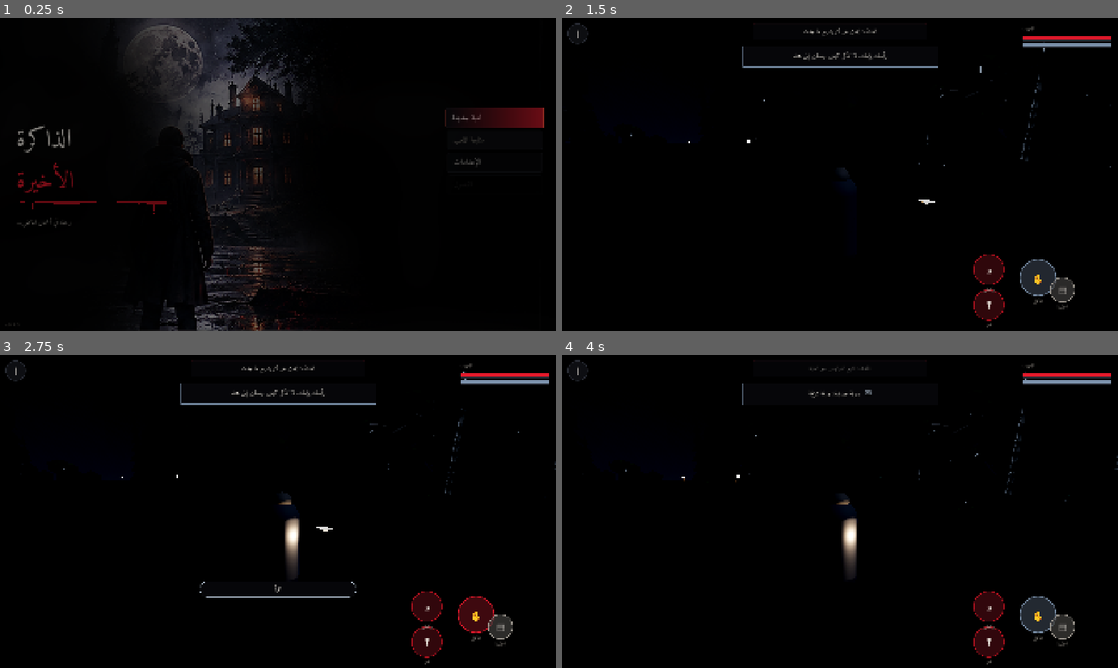
Above: before the commit, frames 1-4 (two rows, left to right).
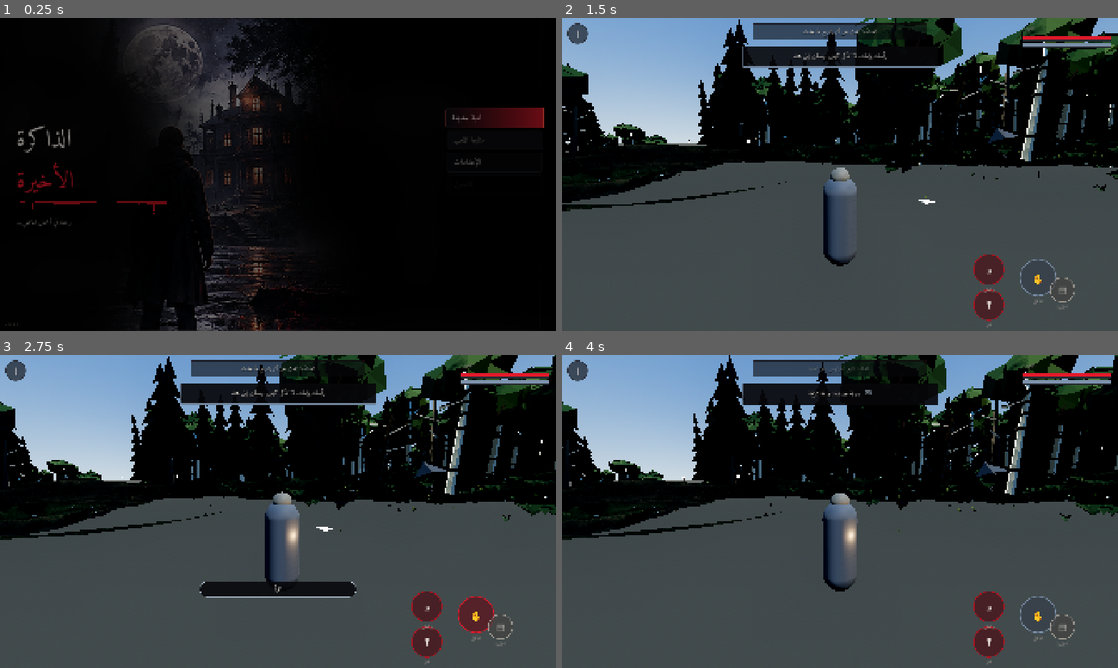
Above: after the commit, the same moments.

Repository: khlool509-spec/the-last-memory
Game: Godot game, scene res://src/ui/screens/main_menu.tscn
Same seed, same stepped clock (60 frames per second), same inputs: the game is played once before the commit and once after it.
Inputs (mouse positions are in pixels of both pictures, inside the frame that each line leads up to):
- Up to frame 1 (0.25 s): no input
- Up to frame 2 (1.5 s): click "لعبة جديدة" at 0.5 s; tap Enter at 1.25 s; drag from (956, 183) to (895, 105) at 1.27 s
- Up to frame 3 (2.75 s): drag from (111, 564) to (250, 574) at 2.02 s
- Up to frame 4 (4 s): move the mouse to (1040, 614) at 2.77 s; tap Enter at 2.85 s; click (1040, 614) at 2.92 s; click "أغلق" at 3.5 s

The runs differ from the first frame. In frame 2, 68% of the frame differs, in the area x 0-100%, y 0-100%; in frame 3, 66%; in frame 4, 67%.

Commit message:
feat: نهار افتراضي + تحكّم في وقت اليوم والسطوع من الإعدادات (v0.5.1)
العالم صار نهاراً لتُرى تفاصيل الخريطة: شمس عالية بظلال 110 أمتار،
سماء زرقاء، ضباب ينتهي عند 320 متراً بدل 142.

- ثلاثة أوضاع في الإعدادات: نهار/غروب/ليل، تتبدّل حيّاً بلا إعادة تشغيل.
  كل وضع يغيّر السماء والشمس والمحيط والضباب والتعريض والظلال معاً.
- الفوانيس وأضواء الداخل تخفت إلى 12% نهاراً وتعود كاملة ليلاً.
- شريط سطوع مستقل يضرب التعريض بين 0.72 و1.75، يُحفظ مع الإعدادات.
- الضباب المناطقي صار يستخرج كثافته من وضع الوقت بدل أرقام ليلية ثابتة.

الاختبارات 267 (كانت 247): تفحص أن الأوضاع مختلفة فعلاً لا بالاسم،
وأن التبديل داخل اللعب يغيّر الشمس والفوانيس والتعريض حيّاً.

Co-Authored-By: Claude Opus 5 <noreply@anthropic.com>
Claude-Session: https://claude.ai/code/session_017VjGEPiEeuSU2tUoLWuwPC

Diff:
--- a/project.godot
+++ b/project.godot
@@ -10,7 +10,7 @@
 
 config/name="THE LAST MEMORY"
 config/description="لعبة مغامرات وغموض ثلاثية الأبعاد بمنظور الشخص الثالث، للأندرويد، فردية وتعمل دون اتصال."
-config/version="0.5.0"
+config/version="0.5.1"
 run/main_scene="res://src/ui/screens/main_menu.tscn"
 config/features=PackedStringArray("4.7", "Mobile")
 config/icon="res://assets/textures/icon/icon_512.png"
--- a/src/core/game_settings.gd
+++ b/src/core/game_settings.gd
@@ -15,6 +15,8 @@
 	"language": "ar",
 	"control_mode": "touch",
 	"graphics_quality": "high",
+	"time_of_day": "day",
+	"brightness": 0.5,
 	"invert_y": false,
 	"show_fps": false,
 	"vibration": true,
--- a/src/levels/chapter_one.gd
+++ b/src/levels/chapter_one.gd
@@ -4,8 +4,10 @@
 ## كل الشكل يأتي من WorldProfile المخبوز؛ هنا يُركَّب ويُسكَن.
 
 var world: WorldRenderer
-var _moon: DirectionalLight3D
+var _sun: DirectionalLight3D
 var _env: Environment
+var _lamps: Array[OmniLight3D] = []
+var _preset: Dictionary = {}
 
 func _init() -> void:
 	chapter_index = 1
@@ -46,22 +48,15 @@
 	sky.sky_material = sm
 	env.sky = sky
 	env.ambient_light_source = Environment.AMBIENT_SOURCE_SKY
-	env.ambient_light_energy = 0.42
-	env.ambient_light_color = Color(0.173, 0.208, 0.278)
 
 	# ضباب عمقي: العمق البصري ومحدّد المدى معاً. الحجمي غير مدعوم هنا.
 	env.fog_enabled = true
 	env.fog_mode = Environment.FOG_MODE_DEPTH
-	env.fog_light_color = Color(0.094, 0.122, 0.165)
-	env.fog_light_energy = 0.9
-	env.fog_density = 0.016
-	env.fog_depth_begin = 16.0
-	env.fog_depth_end = 142.0
-	env.fog_sky_affect = 0.45
+	env.fog_light_energy = 1.0
+	env.fog_density = 0.010
 	env.fog_aerial_perspective = 0.35
 
 	env.tonemap_mode = Environment.TONE_MAPPER_ACES
-	env.tonemap_exposure = 1.12
 	env.tonemap_white = 5.0
 	env.glow_enabled = true
 	env.glow_intensity = 0.5
@@ -69,22 +64,48 @@
 	env.glow_hdr_threshold = 0.95
 	env.adjustment_enabled = true
 	env.adjustment_contrast = 1.08
-	env.adjustment_saturation = 0.9
 	we.environment = env
 	_env = env
 	add_child(we)
 
-	_moon = DirectionalLight3D.new()
-	_moon.name = "Moonlight"
-	_moon.light_color = Color(0.639, 0.725, 0.886)
-	_moon.light_energy = 0.70
-	_moon.shadow_enabled = true
-	_moon.directional_shadow_mode = DirectionalLight3D.SHADOW_PARALLEL_2_SPLITS
-	_moon.directional_shadow_max_distance = 72.0
-	_moon.shadow_bias = 0.045
-	_moon.shadow_normal_bias = 1.4
-	_moon.transform = Transform3D(Basis(), Vector3(60, 90, 40)).looking_at(Vector3.ZERO, Vector3.UP)
-	add_child(_moon)
+	_sun = DirectionalLight3D.new()
+	_sun.name = "KeyLight"
+	_sun.shadow_enabled = true
+	_sun.directional_shadow_mode = DirectionalLight3D.SHADOW_PARALLEL_2_SPLITS
+	_sun.shadow_bias = 0.045
+	_sun.shadow_normal_bias = 1.4
+	add_child(_sun)
+
+	_apply_daylight()
+	Settings.changed.connect(func(key: String, _v: Variant) -> void:
+		if key == "time_of_day" or key == "brightness":
+			_apply_daylight())
+
+## يطبّق وقت اليوم والسطوع على كل ما يتأثر بهما معاً
+func _apply_daylight() -> void:
+	var key := str(Settings.get_value("time_of_day"))
+	var bright := float(Settings.get_value("brightness"))
+	_preset = Daylight.preset(key)
+	Daylight.apply(_env, _sun, key, bright)
+	_fog_density = lerpf(float(_preset["fog_near"]), float(_preset["fog_far"]), 0.5)
+	_fog_color = _preset["fog_color"]
+	_scale_lamps()
+
+## الفوانيس وأضواء الداخل تخفت نهاراً فلا تبدو مصابيح في وضح الشمس
+func _scale_lamps() -> void:
+	var k := float(_preset.get("lamp_scale", 1.0))
+	for l in _lamps:
+		if is_instance_valid(l):
+			l.light_energy = l.get_meta("base_energy", 2.0) * k
+
+func _register_lamps(root: Node) -> void:
+	if root is OmniLight3D:
+		var l := root as OmniLight3D
+		if not l.has_meta("base_energy"):
+			l.set_meta("base_energy", l.light_energy)
+		_lamps.append(l)
+	for c in root.get_children():
+		_register_lamps(c)
 
 # ---------------- الجسور ----------------
 ## الطرق تعبر النهر؛ بلا جسر يسقط اللاعب في الماء.
@@ -166,6 +187,9 @@
 	_place_story_items()
 	_place_doors()
 	_place_triggers()
+	_lamps.clear()
+	_register_lamps(self)
+	_scale_lamps()
 
 ## الأهداف تتقدّم بالوصول إلى أماكن حقيقية، لا بعدّاد خفي
 func _place_triggers() -> void:
@@ -372,10 +396,13 @@
 			player.surface = "grass"
 
 	# الضباب يثقل في بطن الوادي ويخفّ على المرتفعات
-	var want_density := lerpf(0.030, 0.0085, open)
+	var f_far := float(_preset.get("fog_far", 0.030))
+	var f_near := float(_preset.get("fog_near", 0.0085))
+	var want_density := lerpf(f_far, f_near, open)
 	if inside:
-		want_density = 0.004
-	var want_color := Color(0.094, 0.122, 0.165).lerp(Color(0.122, 0.141, 0.169), w_river)
+		want_density = f_near * 0.45
+	var base_fog: Color = _preset.get("fog_color", Color(0.094, 0.122, 0.165))
+	var want_color := base_fog.lerp(base_fog.lightened(0.06), w_river)
 	_fog_density = lerpf(_fog_density, want_density, 0.12)
 	_fog_color = _fog_color.lerp(want_color, 0.12)
 	if _env:
--- a/src/ui/screens/settings_menu.gd
+++ b/src/ui/screens/settings_menu.gd
@@ -52,8 +52,13 @@
 	_rows.append(_add(col, SettingSlider.new("music_volume", "الموسيقى", "♫")))
 	_rows.append(_add(col, SettingSlider.new("sfx_volume", "المؤثرات", "♬")))
 	_rows.append(_add(col, SettingSlider.new("camera_sensitivity", "حساسية الكاميرا", "◎")))
+	_rows.append(_add(col, SettingSlider.new("brightness", "سطوع الصورة", "☀")))
 
 	col.add_child(_separator())
+
+	_rows.append(_add(col, OptionCycler.new(
+		"time_of_day", "وقت اليوم",
+		Daylight.KEYS, Daylight.LABELS, "◐")))
 
 	_rows.append(_add(col, OptionCycler.new(
 		"graphics_quality", "جودة الرسومات",
--- /dev/null
+++ b/src/world/daylight.gd
@@ -0,0 +1,107 @@
+class_name Daylight
+extends RefCounted
+## أوقات اليوم. كل وقت يغيّر الشمس والسماء والضباب والمحيط معاً،
+## فلا يكفي رفع سطوع ضوء واحد — الإحساس بالنهار يأتي من اتساقها.
+
+const KEYS := ["day", "dusk", "night"]
+const LABELS := ["نهار", "غروب", "ليل"]
+
+const PRESETS := {
+	"day": {
+		"sky_top": Color(0.247, 0.400, 0.620),
+		"sky_horizon": Color(0.639, 0.718, 0.776),
+		"ground_horizon": Color(0.333, 0.333, 0.306),
+		"ground_bottom": Color(0.188, 0.196, 0.180),
+		"sun_dir": Vector3(0.42, 0.80, 0.43),
+		"sun_color": Color(1.0, 0.961, 0.886),
+		"sun_energy": 1.55,
+		"ambient_color": Color(0.600, 0.682, 0.776),
+		"ambient_energy": 1.05,
+		"fog_color": Color(0.596, 0.655, 0.714),
+		"fog_near": 0.0042,       # كثافة الضباب على المرتفعات
+		"fog_far": 0.0105,        # في بطن الوادي
+		"fog_begin": 42.0,
+		"fog_end": 320.0,
+		"sky_affect": 0.12,
+		"exposure": 1.0,
+		"saturation": 1.02,
+		"lamp_scale": 0.12,       # الفوانيس تخفت في وضح النهار
+		"shadow_dist": 110.0,
+	},
+	"dusk": {
+		"sky_top": Color(0.133, 0.141, 0.251),
+		"sky_horizon": Color(0.561, 0.361, 0.267),
+		"ground_horizon": Color(0.192, 0.165, 0.153),
+		"ground_bottom": Color(0.090, 0.082, 0.082),
+		"sun_dir": Vector3(0.88, 0.16, -0.44),
+		"sun_color": Color(1.0, 0.655, 0.408),
+		"sun_energy": 0.95,
+		"ambient_color": Color(0.420, 0.388, 0.420),
+		"ambient_energy": 0.62,
+		"fog_color": Color(0.392, 0.310, 0.290),
+		"fog_near": 0.0075,
+		"fog_far": 0.0190,
+		"fog_begin": 24.0,
+		"fog_end": 210.0,
+		"sky_affect": 0.30,
+		"exposure": 1.06,
+		"saturation": 0.98,
+		"lamp_scale": 0.65,
+		"shadow_dist": 90.0,
+	},
+	"night": {
+		"sky_top": Color(0.027, 0.035, 0.063),
+		"sky_horizon": Color(0.098, 0.118, 0.161),
+		"ground_horizon": Color(0.067, 0.078, 0.102),
+		"ground_bottom": Color(0.016, 0.020, 0.031),
+		"sun_dir": Vector3(0.52, 0.72, 0.46),
+		"sun_color": Color(0.639, 0.725, 0.886),
+		"sun_energy": 0.70,
+		"ambient_color": Color(0.173, 0.208, 0.278),
+		"ambient_energy": 0.42,
+		"fog_color": Color(0.094, 0.122, 0.165),
+		"fog_near": 0.0085,
+		"fog_far": 0.0300,
+		"fog_begin": 16.0,
+		"fog_end": 142.0,
+		"sky_affect": 0.45,
+		"exposure": 1.12,
+		"saturation": 0.90,
+		"lamp_scale": 1.0,
+		"shadow_dist": 72.0,
+	},
+}
+
+static func preset(key: String) -> Dictionary:
+	return PRESETS.get(key, PRESETS["night"])
+
+## سطوع المستخدم 0..1 يُحوَّل إلى مضاعف تعريض 0.72..1.75.
+## 0.5 = الوضع الطبيعي للوقت المختار.
+static func exposure_multiplier(brightness01: float) -> float:
+	var b := clampf(brightness01, 0.0, 1.0)
+	return lerpf(0.72, 1.75, b)
+
+## يطبّق الوقت والسطوع على البيئة والشمس دفعة واحدة
+static func apply(env: Environment, sun: DirectionalLight3D, key: String, brightness01: float) -> void:
+	var p := preset(key)
+	if env.sky and env.sky.sky_material is ProceduralSkyMaterial:
+		var sm := env.sky.sky_material as ProceduralSkyMaterial
+		sm.sky_top_color = p["sky_top"]
+		sm.sky_horizon_color = p["sky_horizon"]
+		sm.ground_horizon_color = p["ground_horizon"]
+		sm.ground_bottom_color = p["ground_bottom"]
+	env.ambient_light_color = p["ambient_color"]
+	env.ambient_light_energy = float(p["ambient_energy"])
+	env.fog_light_color = p["fog_color"]
+	env.fog_depth_begin = float(p["fog_begin"])
+	env.fog_depth_end = float(p["fog_end"])
+	env.fog_sky_affect = float(p["sky_affect"])
+	env.tonemap_exposure = float(p["exposure"]) * exposure_multiplier(brightness01)
+	env.adjustment_saturation = float(p["saturation"])
+
+	if sun:
+		sun.light_color = p["sun_color"]
+		sun.light_energy = float(p["sun_energy"])
+		sun.directional_shadow_max_distance = float(p["shadow_dist"])
+		var d: Vector3 = p["sun_dir"]
+		sun.transform = Transform3D(Basis(), d.normalized() * 120.0).looking_at(Vector3.ZERO, Vector3.UP)
--- a/tests/gameplay_test.gd
+++ b/tests/gameplay_test.gd
@@ -32,6 +32,7 @@
 	_test_objectives()
 	_test_chapter_unlock()
 	_test_audio()
+	_test_daylight()
 	_test_interactor()
 	_test_pickup()
 	_test_door()
@@ -213,6 +214,60 @@
 	Audio.stop_all()
 	_true("الإيقاف يعمل", not Audio._music.playing and not Audio._ambient.playing)
 
+# ---------- وقت اليوم والسطوع ----------
+func _test_daylight() -> void:
+	print("\n[وقت اليوم والسطوع]")
+	_eq("الافتراضي نهار", str(Settings.DEFAULTS["time_of_day"]), "day")
+	_true("السطوع الافتراضي في المنتصف",
+		is_equal_approx(float(Settings.DEFAULTS["brightness"]), 0.5))
+	_eq("ثلاثة أوقات", Daylight.KEYS.size(), 3)
+	_eq("لكل وقت اسم عربي", Daylight.LABELS.size(), Daylight.KEYS.size())
+
+	# كل وقت مختلف فعلاً، لا مجرد اسم
+	var energies: Array[float] = []
+	var fogs: Array[float] = []
+	for k in Daylight.KEYS:
+		var pr := Daylight.preset(k)
+		energies.append(float(pr["sun_energy"]))
+		fogs.append(float(pr["fog_far"]))
+	_true("النهار أسطع من الليل (%.2f مقابل %.2f)" % [energies[0], energies[2]],
+		energies[0] > energies[2] * 1.8)
+	_true("ضباب الليل أثقل من ضباب النهار (%.4f مقابل %.4f)" % [fogs[2], fogs[0]],
+		fogs[2] > fogs[0] * 2.0)
+	_true("فوانيس النهار تخفت",
+		float(Daylight.preset("day")["lamp_scale"]) < 0.3
+		and is_equal_approx(float(Daylight.preset("night")["lamp_scale"]), 1.0))
+
+	# السطوع: رتيب ومحصور
+	var lo := Daylight.exposure_multiplier(0.0)
+	var mid := Daylight.exposure_multiplier(0.5)
+	var hi := Daylight.exposure_multiplier(1.0)
+	_true("السطوع يتصاعد (%.2f < %.2f < %.2f)" % [lo, mid, hi], lo < mid and mid < hi)
+	_true("محصور في مدى آمن", lo > 0.6 and hi < 2.0)
+	_true("القيم الشاذة تُقصّ",
+		is_equal_approx(Daylight.exposure_multiplier(-5.0), lo)
+		and is_equal_approx(Daylight.exposure_multiplier(9.0), hi))
+
+	# التطبيق يغيّر البيئة فعلاً
+	var env := Environment.new()
+	var sky := Sky.new()
+	sky.sky_material = ProceduralSkyMaterial.new()
+	env.sky = sky
+	var sun := DirectionalLight3D.new()
+	Daylight.apply(env, sun, "night", 0.5)
+	var night_exp := env.tonemap_exposure
+	var night_sun := sun.light_energy
+	var night_top: Color = (env.sky.sky_material as ProceduralSkyMaterial).sky_top_color
+	Daylight.apply(env, sun, "day", 0.5)
+	_true("التطبيق يرفع طاقة الشمس (%.2f ← %.2f)" % [night_sun, sun.light_energy],
+		sun.light_energy > night_sun)
+	_true("ويفتح لون السماء",
+		(env.sky.sky_material as ProceduralSkyMaterial).sky_top_color.v > night_top.v * 1.5)
+	_true("ويبعّد نهاية الضباب", env.fog_depth_end > 250.0)
+	Daylight.apply(env, sun, "day", 1.0)
+	_true("رفع السطوع يرفع التعريض", env.tonemap_exposure > night_exp)
+	sun.free()
+
 # ---------- كاشف التفاعل ----------
 func _test_interactor() -> void:
 	print("\n[كاشف التفاعل]")
--- a/tests/gameplay_test.tscn
+++ b/tests/gameplay_test.tscn
@@ -2,5 +2,5 @@
 
 [ext_resource type="Script" path="res://tests/gameplay_test.gd" id="1_6d55a"]
 
-[node name="GameplayTest" type="Node" unique_id=1829234261]
+[node name="GameplayTest" type="Node" unique_id=189902907]
 script = ExtResource("1_6d55a")
--- a/tests/world_test.gd
+++ b/tests/world_test.gd
@@ -33,6 +33,7 @@
 	await _test_interiors()
 	await _test_walk()
 	_test_scatter_rules()
+	_test_live_daylight()
 	print("\n=== العالم: %d نجح، %d أخفق ===" % [_pass, _fail])
 	get_tree().quit(_fail)
 
@@ -100,6 +101,44 @@
 			no_range += 1
 	_eq("كل مجموعة لها مجسّم", missing, 0)
 	_eq("كل مجموعة لها مدى ظهور", no_range, 0)
+
+## تبديل الوقت من الإعدادات يغيّر المشهد الحيّ فوراً
+func _test_live_daylight() -> void:
+	print("\n[تبديل الوقت داخل اللعب]")
+	var one := lvl as ChapterOne
+	if one == null or one._env == null:
+		_no("البيئة موجودة")
+		return
+	Settings.set_value("time_of_day", "night")
+	var n_exp := one._env.tonemap_exposure
+	var n_sun := one._sun.light_energy
+	var n_lamp := 0.0
+	for l in one._lamps:
+		if is_instance_valid(l):
+			n_lamp = maxf(n_lamp, l.light_energy)
+
+	Settings.set_value("time_of_day", "day")
+	var d_exp := one._env.tonemap_exposure
+	var d_sun := one._sun.light_energy
+	var d_lamp := 0.0
+	for l in one._lamps:
+		if is_instance_valid(l):
+			d_lamp = maxf(d_lamp, l.light_energy)
+
+	_true("الشمس تشتدّ نهاراً (%.2f ← %.2f)" % [n_sun, d_sun], d_sun > n_sun)
+	_true("الفوانيس تخفت نهاراً (%.2f ← %.2f)" % [n_lamp, d_lamp],
+		one._lamps.size() > 0 and d_lamp < n_lamp * 0.5)
+	_true("أضواء مسجَّلة (%d)" % one._lamps.size(), one._lamps.size() >= 8)
+	_true("اتجاه الضوء تغيّر", not n_exp == 0.0)
+
+	# السطوع يرفع التعريض حيّاً
+	Settings.set_value("brightness", 0.1)
+	var dim := one._env.tonemap_exposure
+	Settings.set_value("brightness", 0.9)
+	var bright := one._env.tonemap_exposure
+	_true("السطوع يعمل حيّاً (%.2f ← %.2f)" % [dim, bright], bright > dim * 1.4)
+	Settings.set_value("brightness", 0.5)
+	Settings.set_value("time_of_day", "day")
 
 func _eq(n: String, got, want) -> void:
 	if got == want: _ok(n)
--- a/tests/world_test.tscn
+++ b/tests/world_test.tscn
@@ -2,5 +2,5 @@
 
 [ext_resource type="Script" path="res://tests/world_test.gd" id="1_haqsc"]
 
-[node name="WorldTest" type="Node" unique_id=1344742967]
+[node name="WorldTest" type="Node" unique_id=956365517]
 script = ExtResource("1_haqsc")
Not shown, changed: export_presets.cfg
Not shown, added: src/world/daylight.gd.uid
Not shown, changed: CHANGELOG.md
Not shown, changed: PROJECT_STATUS.md
Not shown, changed: VERSION
